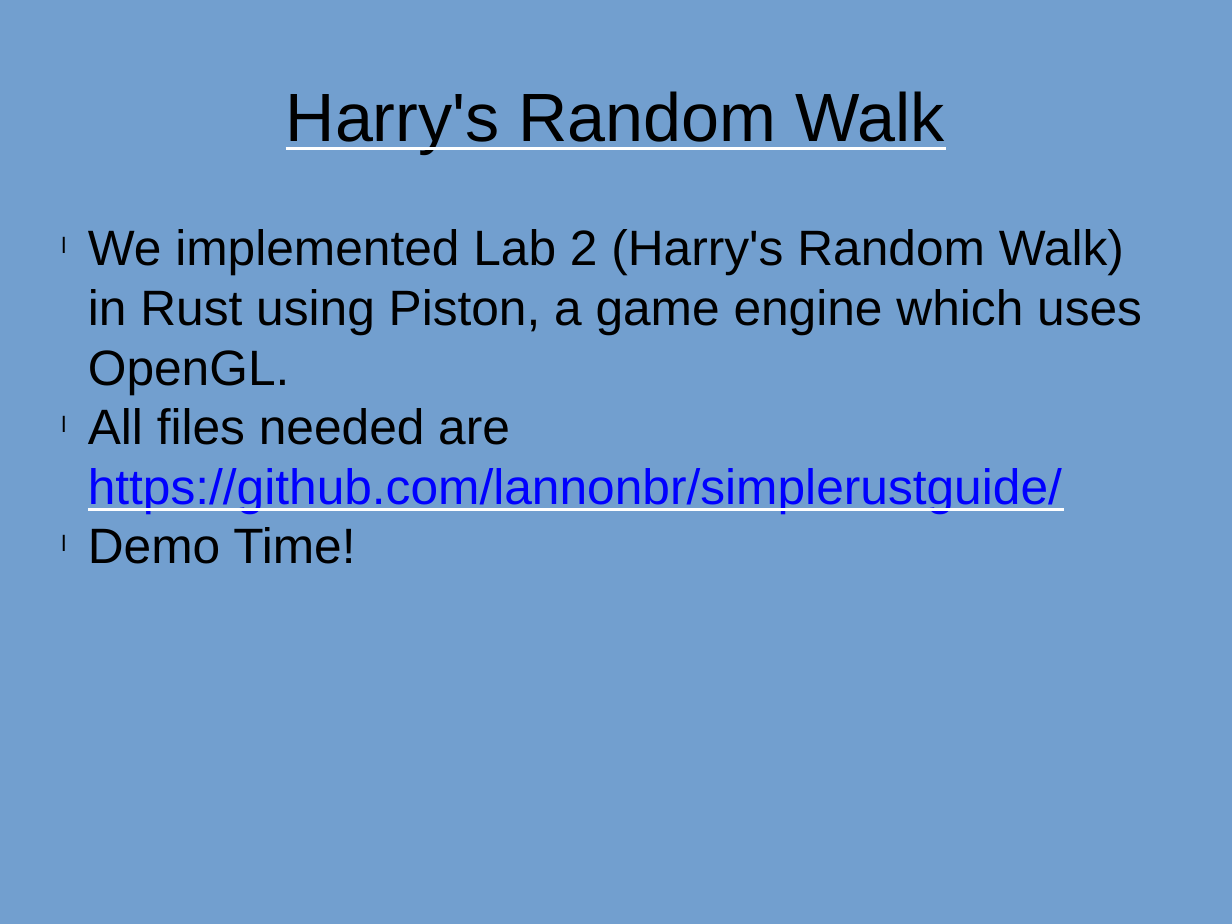
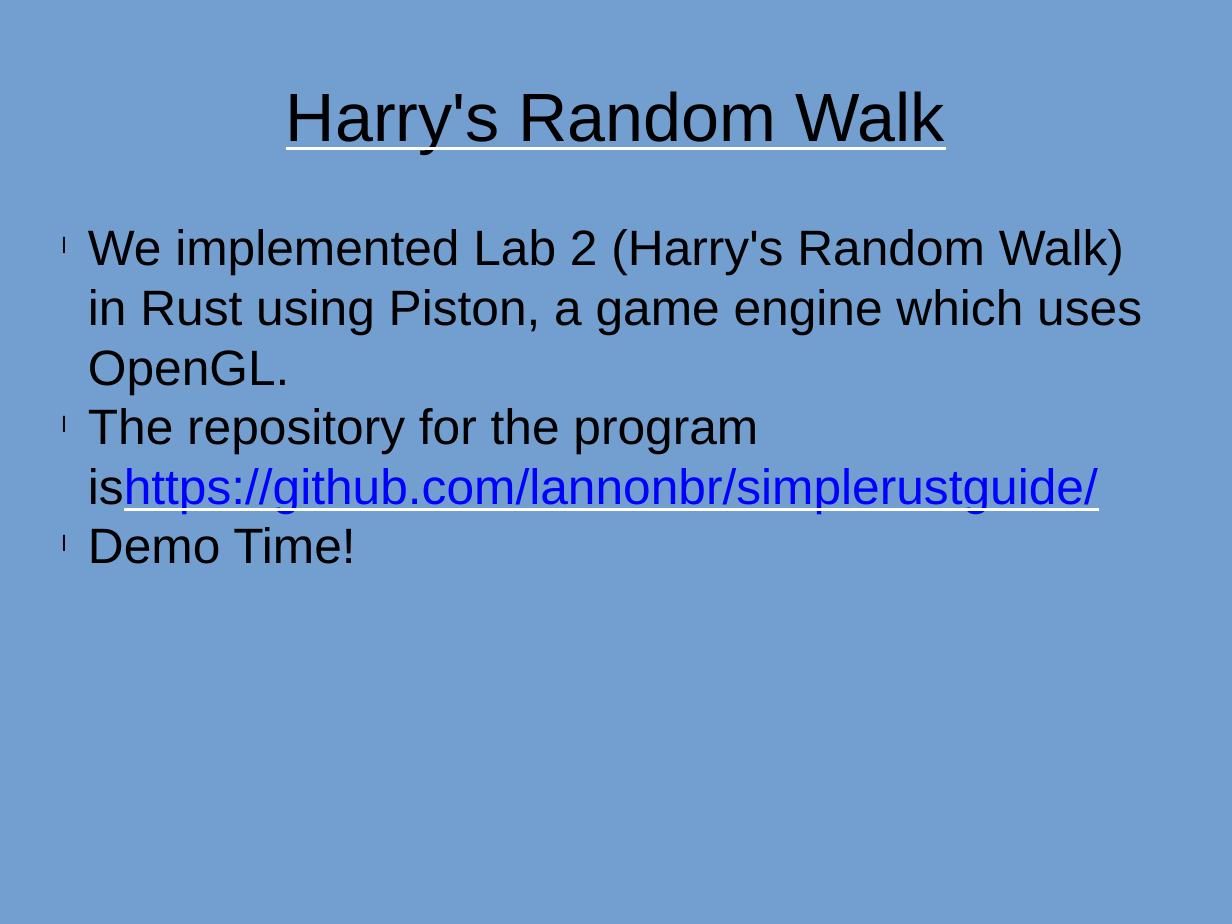
Before and after one commit to lannonbr/SimpleRustGuide, a slide deck: slide 8 of Presentation.pptx. Drawn at 1232x924 pixels with LibreOffice and Linux fonts; fonts in the diff are those of the drawing. Boxes give left, top, right and bottom in pixels: in the first picture for what was removed or moved away, otherwise in the second. Text is boxed around its words. In the diff, an @@ line names an element or a change of style, - is before the commit and + after.

```diff
--- a/Presentation.pptx
+++ b/Presentation.pptx
@@ text at <box>88,408,1098,513</box>: text changed @@
-l All files needed are https://github.com/lannonbr/simplerustguide/
+l The repository for the program ishttps://github.com/lannonbr/simplerustguide/
```
Also in this commit, not shown: 1 other slide changed, 1 other file.
